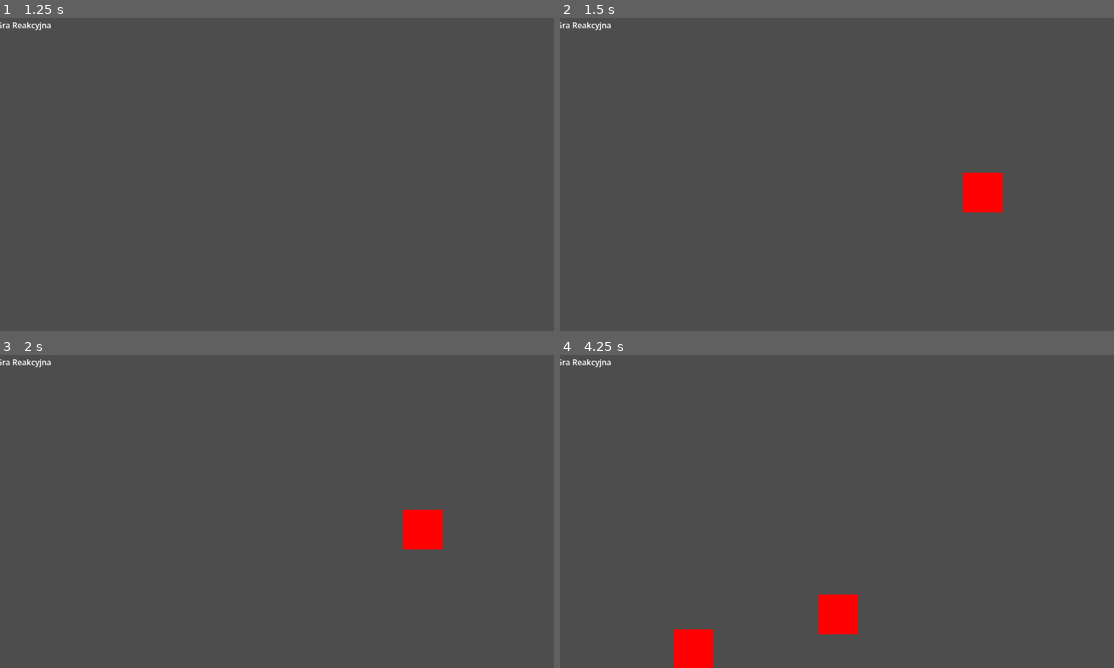
Above: before the commit, frames 1-4 (two rows, left to right).
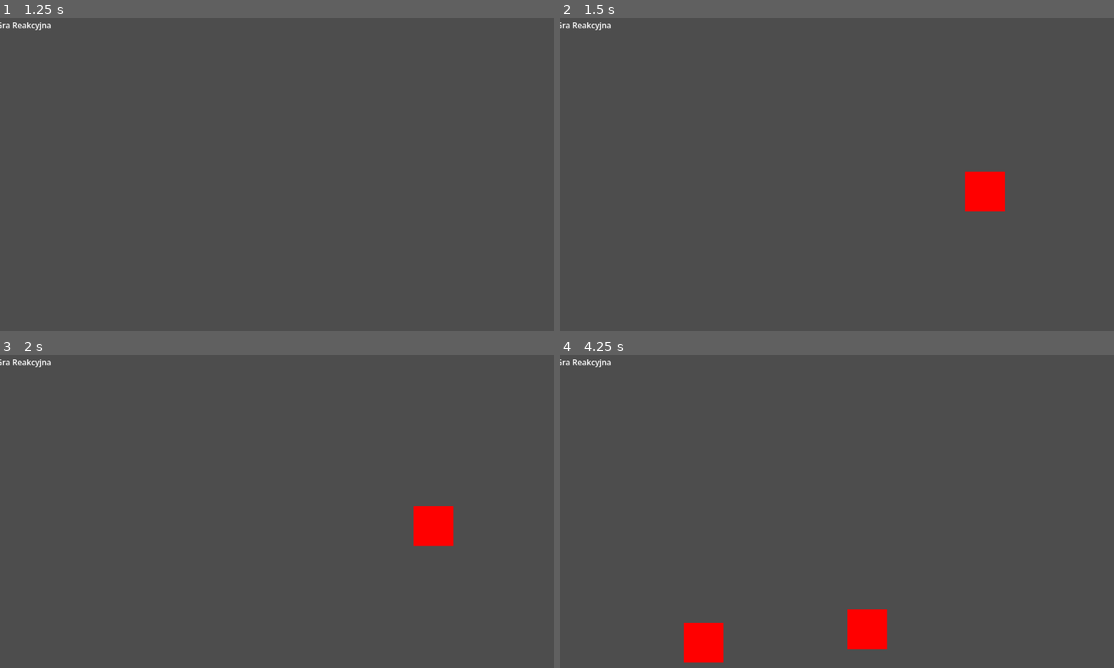
Above: after the commit, the same moments.

Repository: XMefilesX/Rehagame
Game: Godot game, scene res://main.tscn
The game is run twice, just before and just after one commit, with the same random seed, the same clock (stepped at 60 frames per second) and the same inputs.
Inputs (mouse positions are in pixels of both pictures, inside the frame that each line leads up to):
- Up to frame 1 (1.25 s): click "▶ Start" at 0.5 s
- Up to frame 2 (1.5 s): tap Enter at 1.25, 1.35 s; move the mouse to (969, 152) at 1.27 s; click (969, 152) at 1.42 s
- Up to frame 3 (2 s): no input
- Up to frame 4 (4.25 s): move the mouse to (981, 530) at 2.02 s; tap Keypad Enter at 2.1 s; click (981, 530) at 2.17 s; move the mouse to (903, 436) at 2.77 s; hold Shift 2.78-3.53 s; click (903, 436) at 2.92 s; move the mouse to (820, 570) at 3.52 s; tap Ctrl at 3.6 s; click (820, 570) at 3.67 s

Frame 1 is identical in both runs. In frame 2, 0.2% of the frame differs, in the area x 72-81%, y 48-63%; in frame 3, 0.6%; in frame 4, 2.2%, in the area x 20-60%, y 76-100%.
Error before the commit: Invalid assignment of property or key 'color' with value of type 'Color' on a base object of type 'null instance'. (res://target.gd:27)
Error after the commit: Invalid assignment of property or key 'color' with value of type 'Color' on a base object of type 'null instance'. (res://target.gd:39)

Commit message:
Dodano ruch celu dla śledzenia obiektów (wymaganie PDF: precyzyjne ruchy, śledzenie)

Diff:
--- a/target.gd
+++ b/target.gd
@@ -5,13 +5,25 @@
 var spawn_time: float = 0.0
 # Referencja do węzła Main – ustawiana przez Main.spawn_target()
 var main_node: Node = null
+# Prędkość ruchu celu (dla elementu śledzenia obiektów – wymaganie PDF)
+var velocity: Vector2 = Vector2.ZERO
 
 func _ready() -> void:
 	spawn_time = Time.get_ticks_msec() / 1000.0
+	# Losowy ruch w lewo/prawo i góra/dół – gracz musi śledzić cel
+	velocity = Vector2(randf_range(-45.0, 45.0), randf_range(-35.0, 35.0))
 
 ## Ustawia referencję do węzła Main (wywoływane przez Main po add_child)
 func set_main(node: Node) -> void:
 	main_node = node
+
+func _process(delta: float) -> void:
+	position += velocity * delta
+	# Odbicie od krawędzi ekranu (proste bounce)
+	if position.x < 60 or position.x > 1220:
+		velocity.x = -velocity.x * 0.95  # Lekkie tłumienie
+	if position.y < 60 or position.y > 660:
+		velocity.y = -velocity.y * 0.95
 
 func _on_input_event(_viewport: Viewport, event: InputEvent, _shape_idx: int) -> void:
 	if event is InputEventMouseButton \
